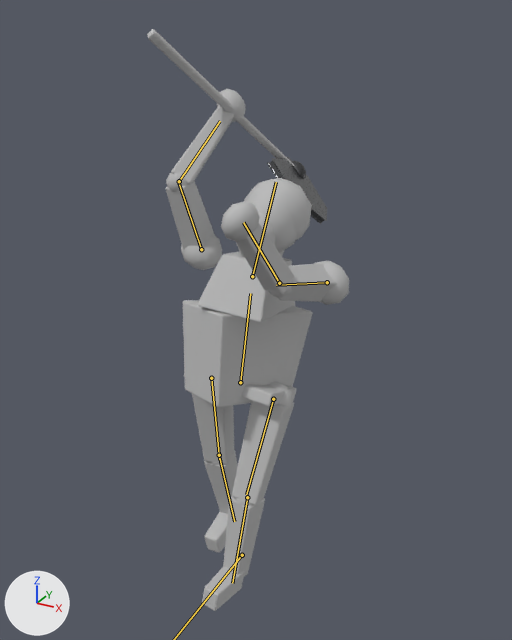
What one commit did to the FBX model unity/ClashOfAges/Assets/Models/humanoid_clips.fbx.
Before and after are seen from a camera (50 mm lens) standing at (1.29, -2.21, 2.27) and looking at (-0.02, 0.17, 1.08). Arrows for +X, +Y and +Z are at lower left; the lights stay in place. The older version comes first. Both versions are drawn at frame 30 of the action 'Rig|Chop'; the numbers are the values there. The bones that bend it are drawn over the model as lines.

In view in the first picture: 'humanoid_clips_mesh'.
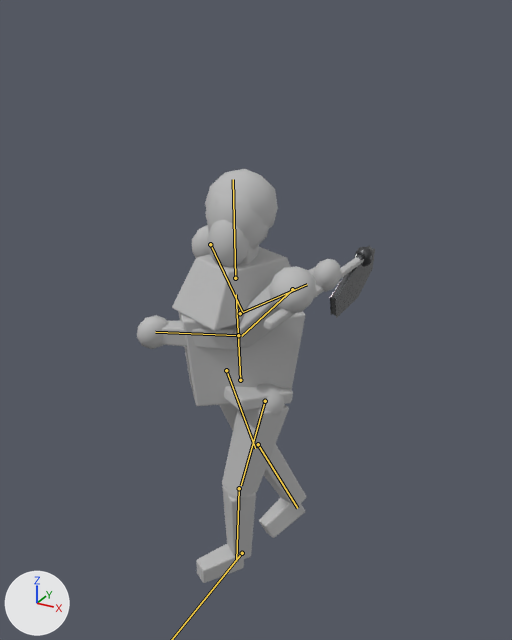
Location of each change, [x1, y1, x2, y2] in pixels of the pictures (512 x 640 px):
'humanoid_clips_mesh', posed (18% wider, 29% shorter): before [147, 29, 349, 611]; after [137, 169, 375, 583]
bone 'Body', root to tip: before (240, 382) to (250, 293); after (240, 380) to (236, 294)
bone 'Head', root to tip: before (252, 276) to (276, 182); after (235, 278) to (233, 179)
bone 'ArmL', root to tip: before (327, 282) to (276, 285); after (292, 289) to (241, 336)
bone 'ForeL', root to tip: before (279, 283) to (243, 222); after (238, 335) to (155, 332)
bone 'ArmR', root to tip: before (201, 249) to (179, 183); after (210, 244) to (242, 312)
bone 'ForeR', root to tip: before (179, 181) to (220, 121); after (240, 313) to (307, 284)
bone 'LegL', root to tip: before (273, 399) to (246, 494); after (265, 401) to (241, 485)
bone 'ShinL', root to tip: before (247, 497) to (232, 583); after (239, 488) to (236, 561)
bone 'LegR', root to tip: before (211, 378) to (219, 459); after (226, 370) to (255, 448)
bone 'ShinR', root to tip: before (219, 455) to (234, 521); after (258, 444) to (297, 508)

The change in detail:
Bone 'Root' (bone_root) moves from (0.0, 0.0, -0.029) to (0.0, 0.0, -0.017).
Bone 'Body' (bone_body) turns from (-10, -12, 0) to (2, -40, 0) degrees about its own x, y and z.
Bone 'Head' (bone_head) turns from (-12, 0, 0) to (-2, 34, 0) degrees about its own x, y and z.
Bone 'ArmL' (bone_arml) turns from (94, 0, 0) to (44, 50, 0) degrees about its own x, y and z.
Bone 'ForeL' (bone_forel) turns from (40, 0, 0) to (48, -23, 20) degrees about its own x, y and z.
Bone 'ArmR' (bone_armr) turns from (150, 0, 0) to (-11, 8, 37) degrees about its own x, y and z.
Bone 'ForeR' (bone_forer) turns from (70, 0, 0) to (-125, -7, -110) degrees about its own x, y and z.
Bone 'LegL' (bone_legl) turns from (10, 1, -3) to (14, 1, -6) degrees about its own x, y and z.
Bone 'ShinL' (bone_shinl) turns from (-10, 0, 0) to (-12, 0, 0) degrees about its own x, y and z.
Bone 'LegR' (bone_legr) turns from (-12, 1, 3) to (-14, 2, 8) degrees about its own x, y and z.
Bone 'ShinR' (bone_shinr) turns from (-8, 0, 0) to (-10, 0, 0) degrees about its own x, y and z.
